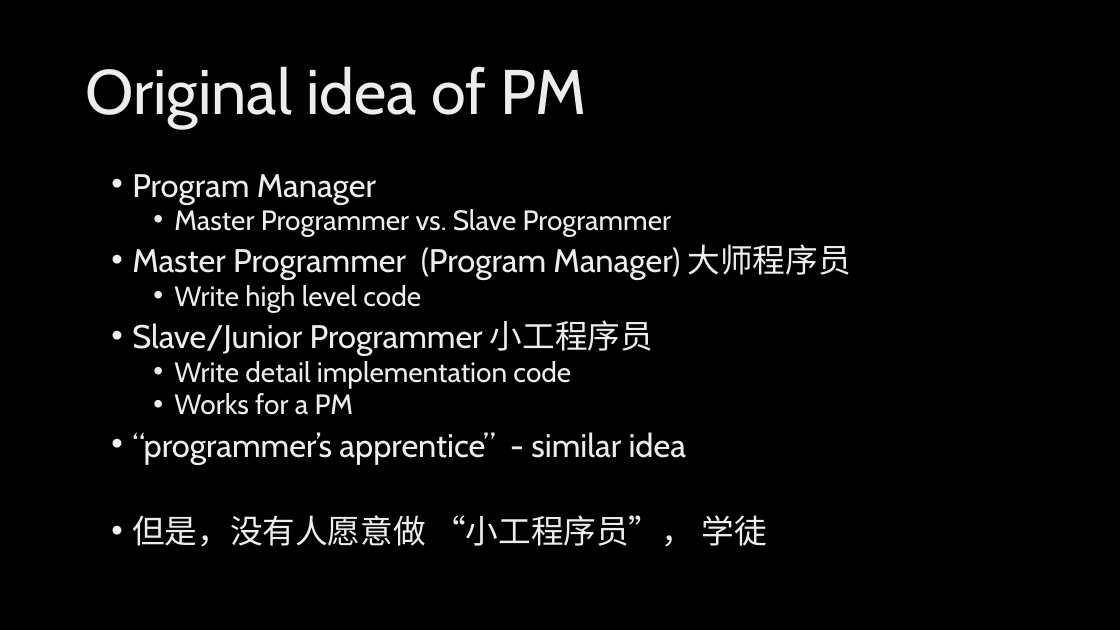
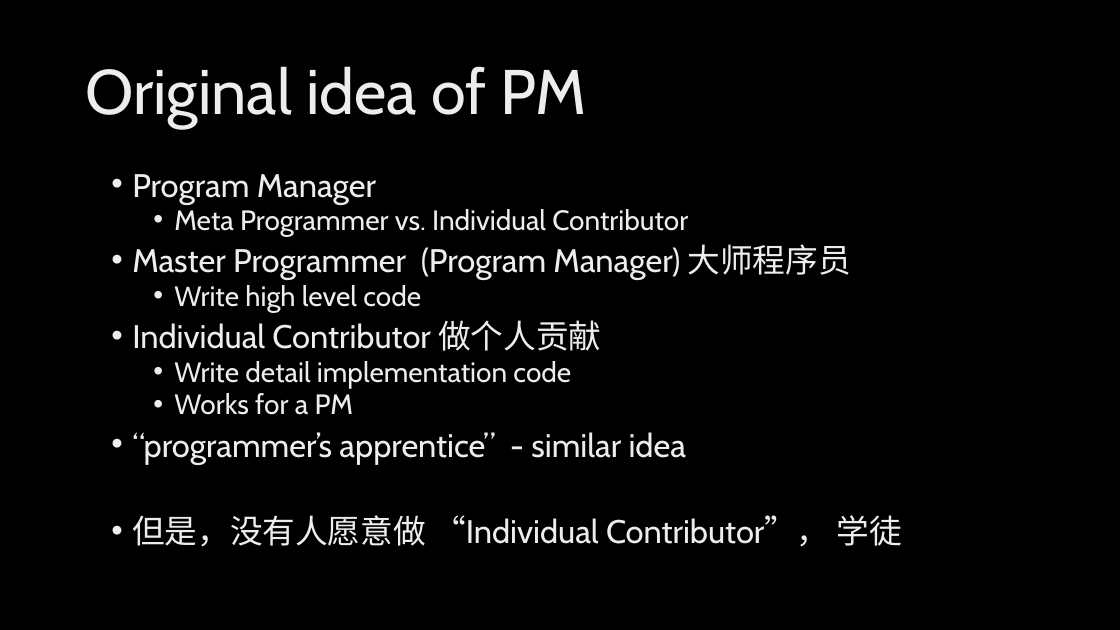
Before and after one commit to xinase/ASE, a slide deck: slide 6 of chapter9/ASE_9_program_manager.pptx. Drawn at 1120x630 pixels with LibreOffice and Linux fonts; fonts in the diff are those of the drawing; background and template pictures are left out. Boxes give left, top, right and bottom in pixels: in the first picture for what was removed or moved away, otherwise in the second. Text is boxed around its words. In the diff, an @@ line names an element or a change of style, - is before the commit and + after.

```diff
--- a/chapter9/ASE_9_program_manager.pptx
+++ b/chapter9/ASE_9_program_manager.pptx
@@ text at bbox=[174, 209, 688, 237]: text changed @@
-  • Master Programmer vs. Slave Programmer
+  • Meta Programmer vs. Individual Contributor
@@ text at bbox=[132, 320, 601, 351]: text changed @@
-• Slave/Junior Programmer 小工程序员
+• Individual Contributor 做个人贡献
@@ text at bbox=[132, 515, 902, 547]: text changed @@
-• 但是，没有人愿意做 “小工程序员”， 学徒
+• 但是，没有人愿意做 “Individual Contributor”， 学徒
```
Also in this commit, not shown: 2 other slides changed, 1 slide added.
